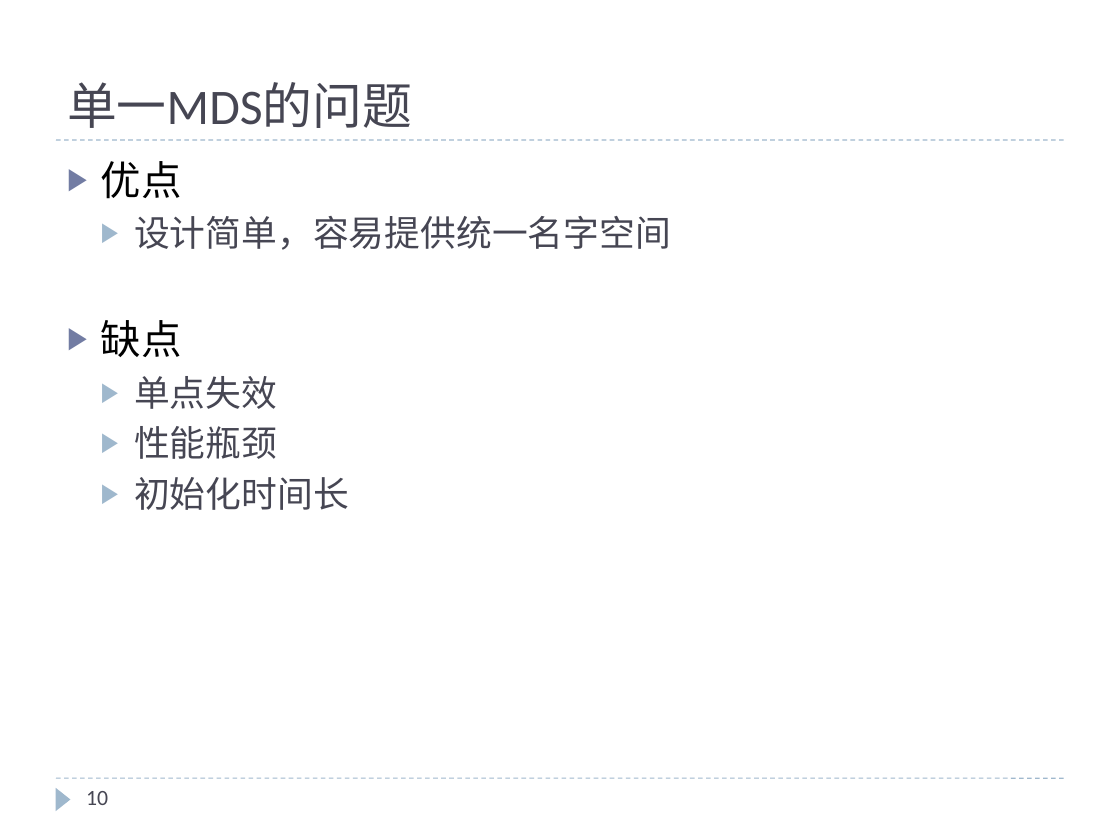
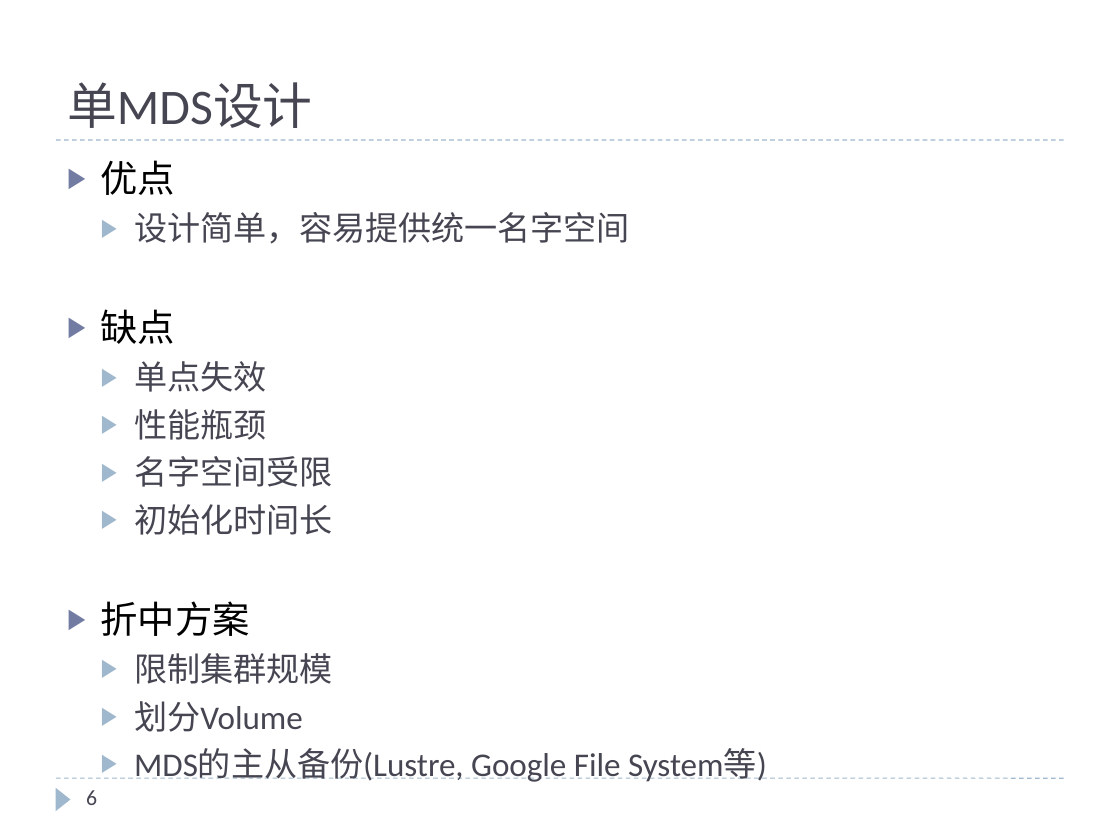
Before and after one commit to cheliequan/idning-paper, a slide deck: slide 6 of draft/MDS集群.pptx (slide 10 before the commit). Drawn at 1120x840 pixels with LibreOffice and Linux fonts; fonts in the diff are those of the drawing. Boxes give left, top, right and bottom in pixels: in the first picture for what was removed or moved away, otherwise in the second. Text is boxed around its words. In the diff, an @@ line names an element or a change of style, - is before the commit and + after.

```diff
--- a/draft/MDS集群.pptx
+++ b/draft/MDS集群.pptx
@@ background #F4F4F4 to #FFFFFF @@
@@ title at (67,82,313,128): text changed @@
-单一MDS的问题
+单MDS设计
@@ text at (101,160,629,535): size 26 to 24.1 pt in "优点", "缺点"; size 23 to 21.3 pt in "设计简单，容易提供统一名字空间", "单点失效", "性能瓶颈", "初始化时间长" @@
@@ text at (134,456,332,487): paragraph added @@
+  ▶ 名字空间受限
@@ text at (101,601,332,732): paragraphs added @@
+▶ 折中方案
+  ▶ 限制集群规模
+  ▶ 划分Volume
+  ▶ MDS的主从备份(Lustre, Google File System等)
@@ page number at (86,790,97,805): text changed @@
-10
+6
```
Also in this commit, not shown: 16 other slides changed, 1 slide added, 5 slides removed, 2 other files.
